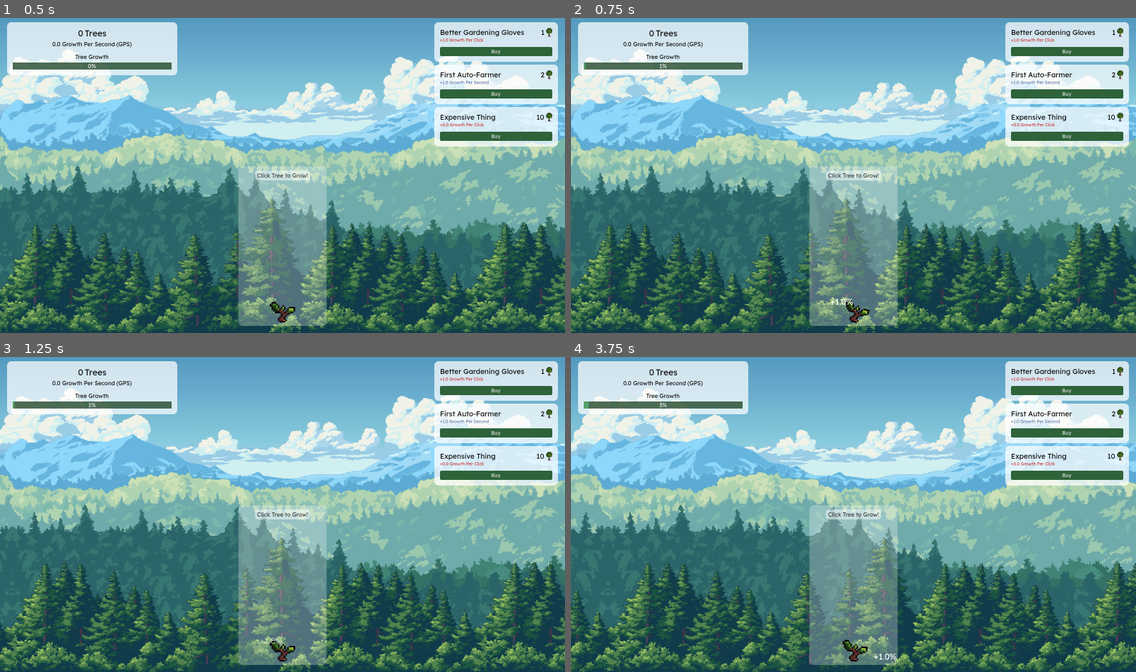
Above: before the commit, frames 1-4 (two rows, left to right).
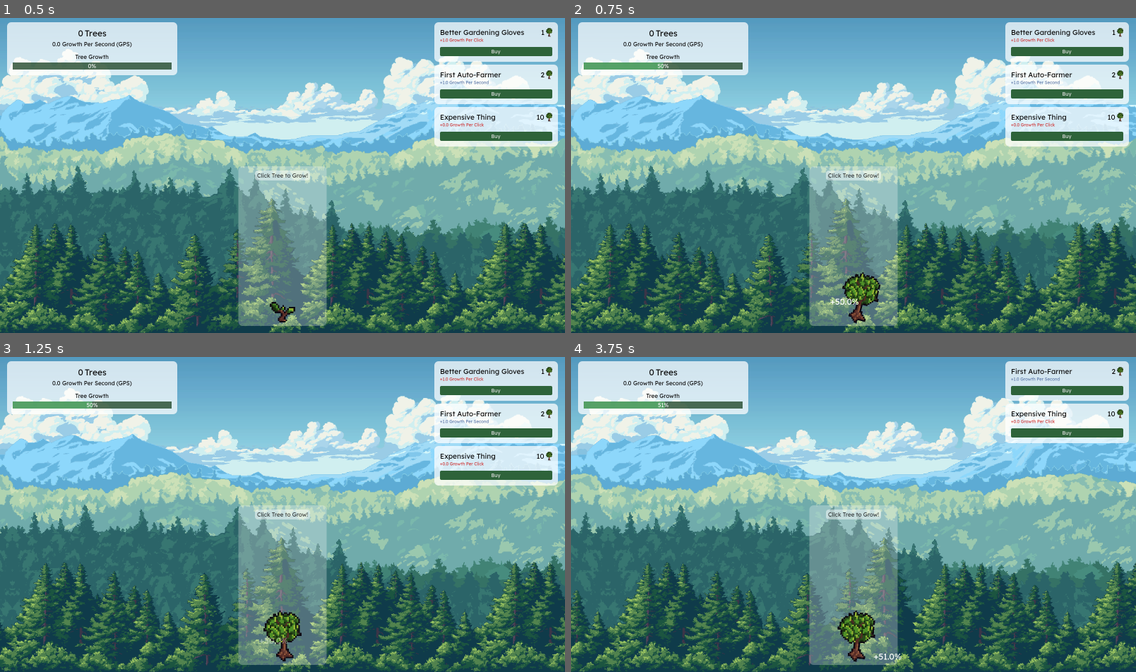
Above: after the commit, the same moments.

Repository: CallumB04/tree-clicker
Game: Godot game, scene res://Scenes/Game.tscn
Two runs of this game, one before a commit and one after it. Both use one fixed random seed, a clock stepped at 60 frames per second and the inputs below.
Inputs (mouse positions are in pixels of both pictures, inside the frame that each line leads up to; where the layout moved, square brackets give the same spot in the first picture):
- Up to frame 1 (0.5 s): no input
- Up to frame 2 (0.75 s): click (853, 310) at 0.5 s
- Up to frame 3 (1.25 s): no input
- Up to frame 4 (3.75 s): click "Buy" at 1.25 s; click (853, 637) [853, 649] at 2 s; click "Buy" at 2.75 s; click (853, 649) at 3.5 s

Frame 1 is identical in both runs. In frame 2, 1.0% of the frame differs, in the area x 2-55%, y 14-97%; in frame 3, 1.0%; in frame 4, 4.2%, in the area x 3-99%, y 3-97%.

Commit message:
feat: add sound effect when purchasing upgrade

Diff:
--- a/Scenes/Game.tscn
+++ b/Scenes/Game.tscn
@@ -9,6 +9,7 @@
 [ext_resource type="Texture2D" uid="uid://dmnyuqddk4xrk" path="res://Assets/ParalaxBackground/forest_front.png" id="7_1phco"]
 [ext_resource type="Texture2D" uid="uid://be18710yubuo5" path="res://Assets/Trees/Oak1.png" id="8_nb51f"]
 [ext_resource type="PackedScene" uid="uid://cdy2d27p82jvb" path="res://Scenes/upgrade.tscn" id="9_h4fw4"]
+[ext_resource type="AudioStream" uid="uid://bdq78hlao3kij" path="res://Assets/Audio/purchase.mp3" id="10_ldgsr"]
 
 [sub_resource type="StyleBoxFlat" id="StyleBoxFlat_h4fw4"]
 bg_color = Color(1, 1, 1, 0.27451)
@@ -265,3 +266,7 @@
 layout_mode = 2
 upgrade_name = "Expensive Thing"
 upgrade_cost = 10
+
+[node name="UpgradePurchaseSound" type="AudioStreamPlayer" parent="."]
+stream = ExtResource("10_ldgsr")
+volume_db = -5.0
--- a/Scripts/Game.gd
+++ b/Scripts/Game.gd
@@ -2,7 +2,7 @@
 
 var trees: int = 0; ## game score
 var current_tree_growth: float = 0; ## value 0-100. at 100 trees increments
-var growth_per_click: float = 1; ## tree progress per click
+var growth_per_click: float = 50; ## tree progress per click
 var growth_per_second: float = 0; ## automatic tree progress per second
 
 const TreeClickLabel = preload("res://Scenes/tree_click_label.tscn");
@@ -103,6 +103,7 @@
 		elif upgrade.type == upgrade.upgrade_type.GPS_UPGRADE:
 			growth_per_second += upgrade.upgrade_value;
 
+		$UpgradePurchaseSound.play(); ## play audio if purchase is made
 		upgrade.queue_free(); ## delete upgrade node from scene
 
 	update_values_in_UI();
Not shown, added: Assets/Audio/purchase.mp3.import
Not shown: 1 places in Scenes/Game.tscn that only renumber resources
Not shown, added: Assets/Audio/purchase.mp3
